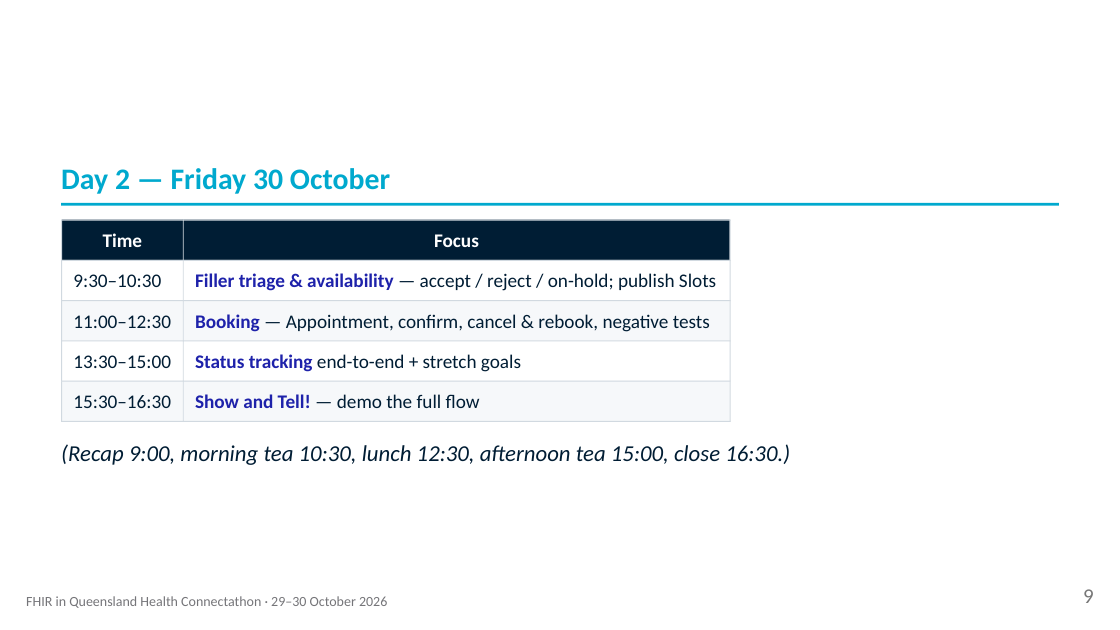
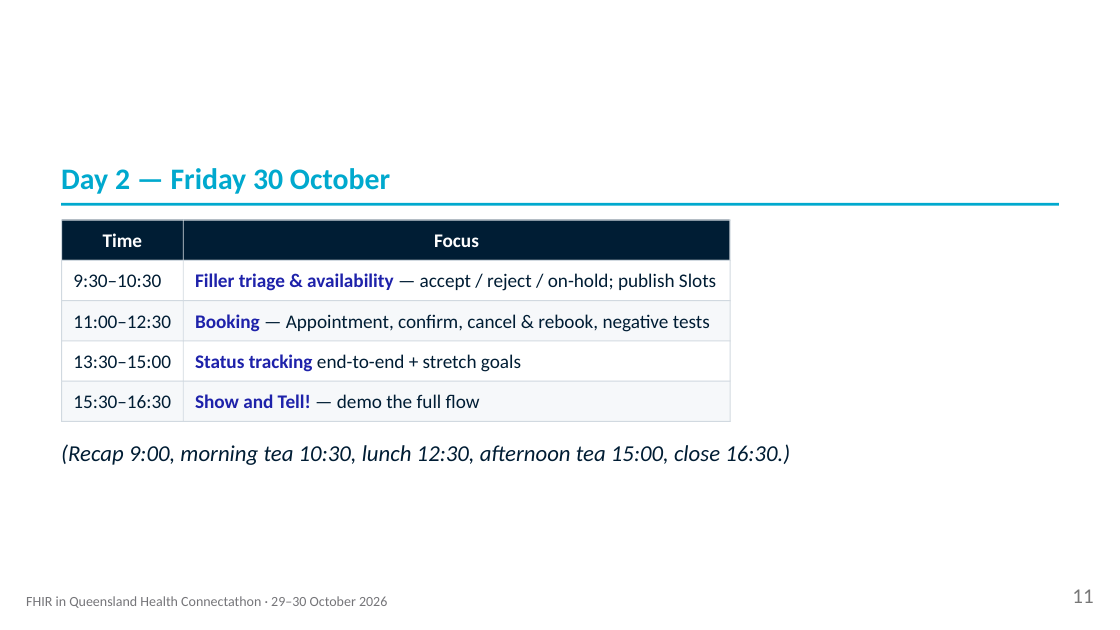
Before and after one commit to aehrc/qh-connectathon, a slide deck: slide 11 of 2026-10-29/1-FHIR-For-Services/Track2-KickOff-Deck.pptx (slide 9 before the commit). Drawn at 1120x630 pixels with LibreOffice and Linux fonts; fonts in the diff are those of the drawing. Boxes give left, top, right and bottom in pixels: in the first picture for what was removed or moved away, otherwise in the second. Text is boxed around its words. In the diff, an @@ line names an element or a change of style, - is before the commit and + after.

```diff
--- a/2026-10-29/1-FHIR-For-Services/Track2-KickOff-Deck.pptx
+++ b/2026-10-29/1-FHIR-For-Services/Track2-KickOff-Deck.pptx
@@ text added at (1072,589,1093,603), 18 pt, text #777777 @@
+11
@@ text removed at (1083,589,1094,603) @@
-9
```
Also in this commit, not shown: 6 other slides changed, 2 slides added, 9 other files.
